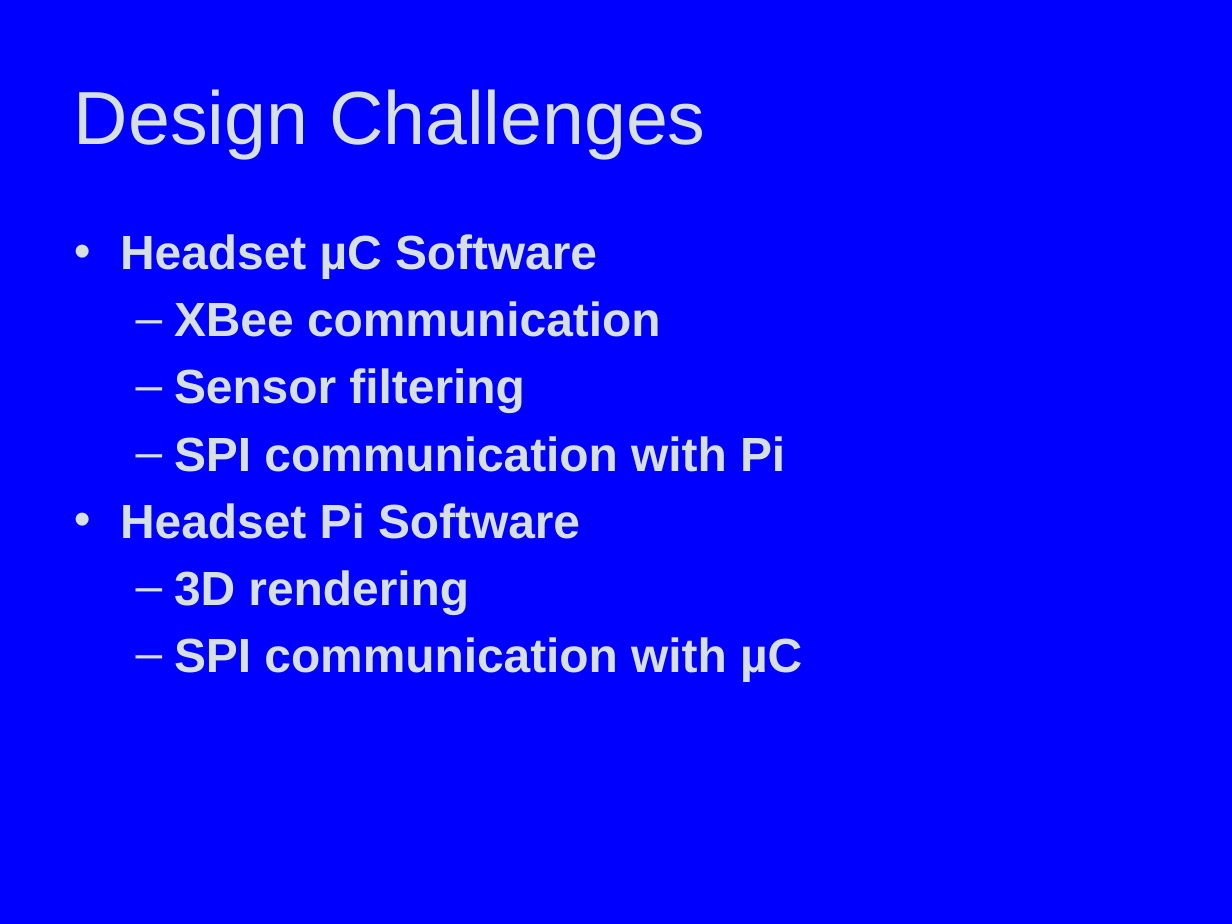
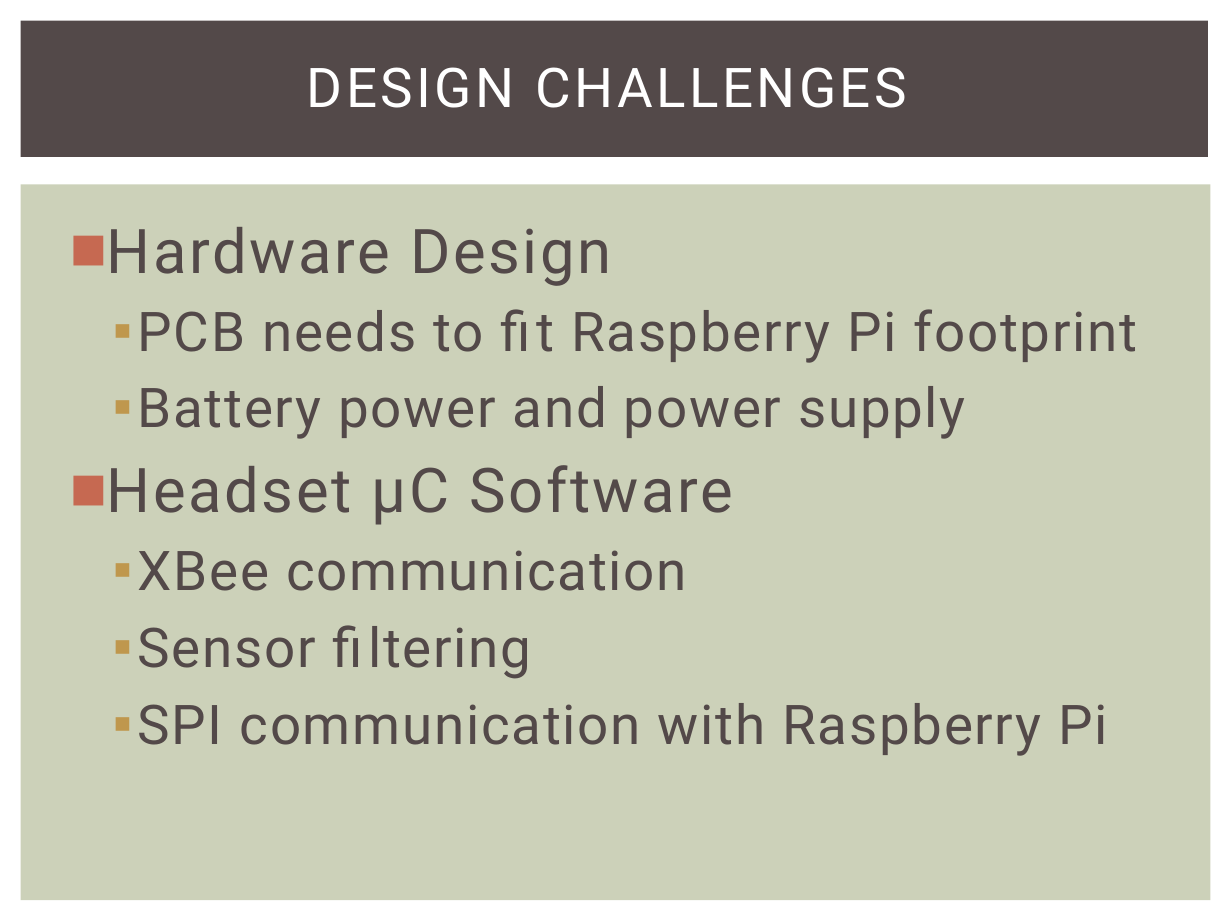
Before and after one commit to snowpuppy/augreality, a slide deck: slide 6 of doc/Team5FinalPresentation.pptx. Drawn at 1232x924 pixels with LibreOffice and Linux fonts; fonts in the diff are those of the drawing. Boxes give left, top, right and bottom in pixels: in the first picture for what was removed or moved away, otherwise in the second. Text is boxed around its words. In the diff, an @@ line names an element or a change of style, - is before the commit and + after.

Commit message:
added finished presentation.

```diff
--- a/doc/Team5FinalPresentation.pptx
+++ b/doc/Team5FinalPresentation.pptx
@@ background #0000FF to #FFFFFF @@
@@ rectangle added at bbox=[21, 21, 1209, 158], fill #534949 @@
@@ title at bbox=[307, 67, 907, 108]: text changed; size 44 to 32 pt; font Arial to Roboto; text colour #D7E0E1 to #FFFFFF @@
-Design Challenges
+DESIGN CHALLENGES
@@ rectangle added at bbox=[21, 185, 1211, 901], fill #CCD1B9 @@
@@ text "Hardware Design": place and size @@
-text "Hardware Design" at bbox=[120, 234, 802, 681]
+text "Hardware Design" at bbox=[107, 227, 1138, 756]
@@ text at bbox=[107, 227, 1138, 439]: paragraphs added @@
+■ Hardware Design
+  ▪ PCB needs to fit Raspberry Pi footprint
+  ▪ Battery power and power supply
@@ text at bbox=[107, 465, 734, 679]: size 28 to 36 pt, letter spacing 0 to 1.5 pt in "Headset µC Software"; font Arial to Roboto, text colour #D7E0E1 to #534949, bold off in "Headset µC Software", "XBee communication", "Sensor filtering"; size 28 to 32 pt, letter spacing 0 to 1 pt in "XBee communication", "Sensor filtering"; bullet • to ■; more space between paragraphs; bullet – to ▪ @@
@@ text at bbox=[138, 703, 1108, 756]: text changed; size 28 to 32 pt; font Arial to Roboto; text colour #D7E0E1 to #534949; bold off @@
-  – SPI communication with Pi
-• Headset Pi Software
-  – 3D rendering
-  – SPI communication with µC
+  ▪ SPI communication with Raspberry Pi
```
Also in this commit, not shown: 9 other slides changed, 3 slides added, 3 slides removed.
